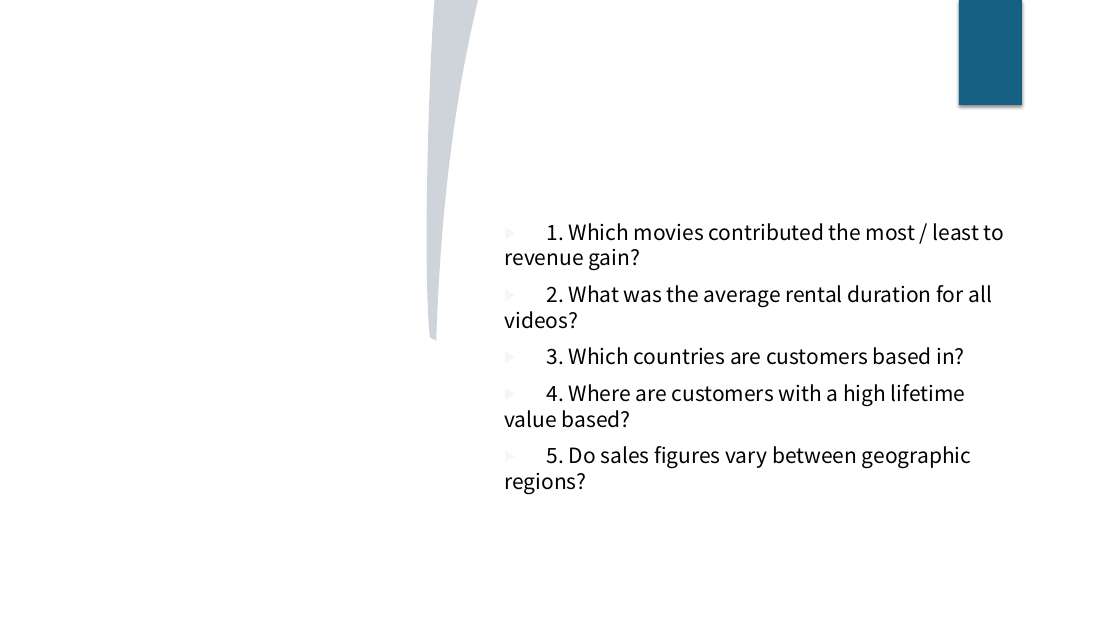
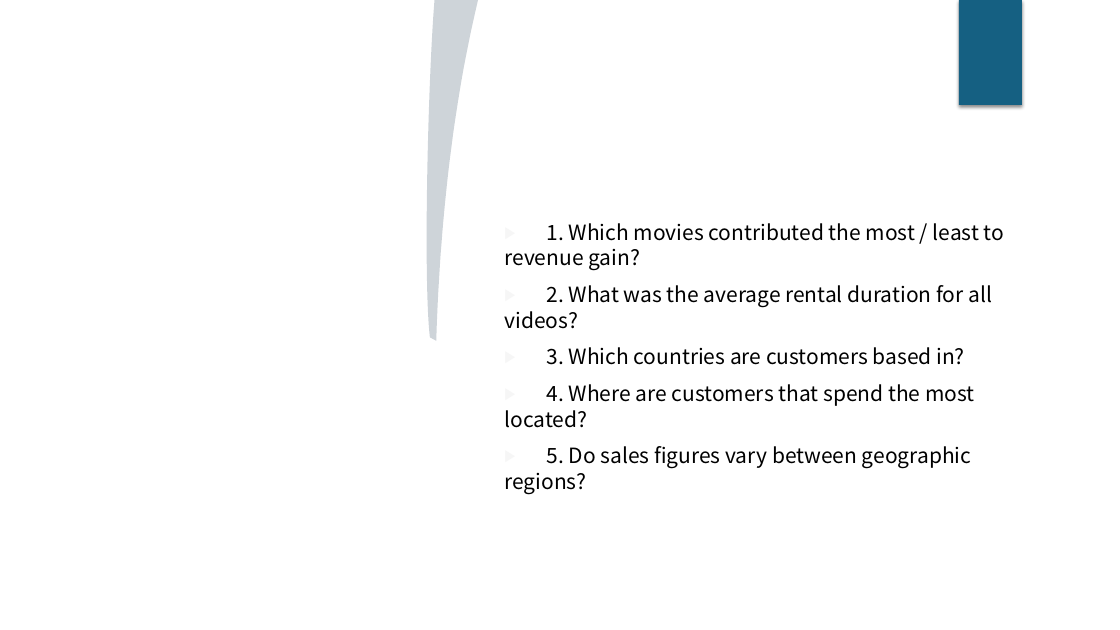
Before and after one commit to davidgriesel/03_streaming_service_database_queries, a slide deck: slide 2 of deliverables/presentation.pptx (slide 3 before the commit). Drawn at 1120x630 pixels with LibreOffice and Linux fonts; fonts in the diff are those of the drawing; grey boxes stand for pictures; background and template pictures are left out. Boxes give left, top, right and bottom in pixels: in the first picture for what was removed or moved away, otherwise in the second. Text is boxed around its words. In the diff, an @@ line names an element or a change of style, - is before the commit and + after.

```diff
--- a/deliverables/presentation.pptx
+++ b/deliverables/presentation.pptx
@@ text at (x1=504, y1=384, x2=974, y2=428): text changed @@
-▶ 4. Where are customers with a high lifetime value based?
+▶ 4. Where are customers that spend the most located?
```
Also in this commit, not shown: 7 other slides changed, 2 slides removed, 13 other files.
